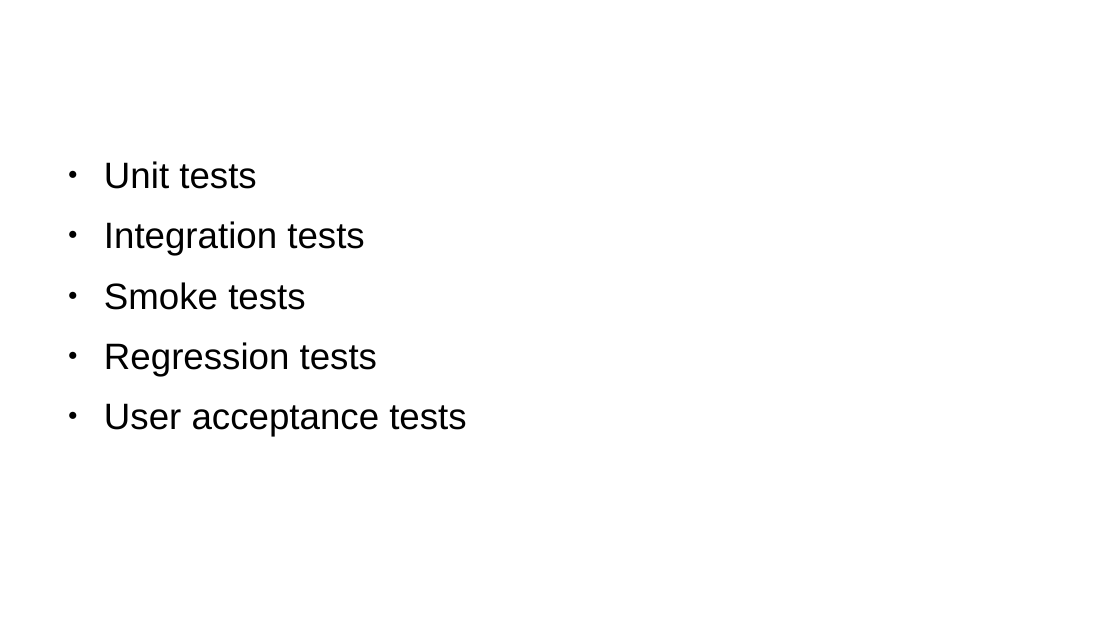
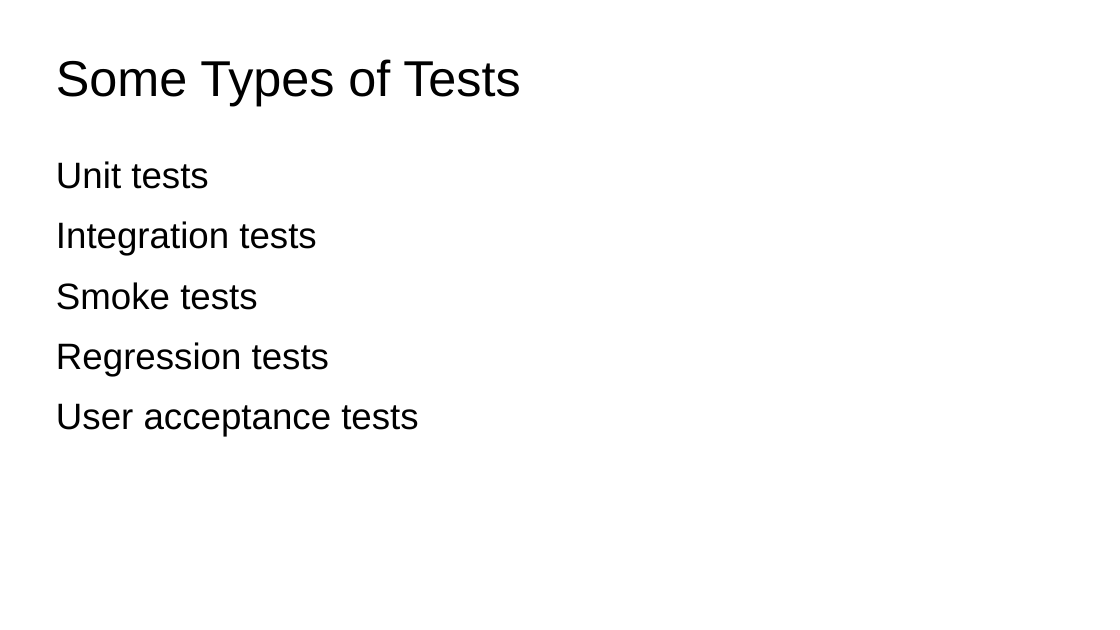
Before and after one commit to russoz/aklpug-testing-python-code, a slide deck: slide 5 of aklpug-testing-python.odp (slide 6 before the commit). Drawn at 1120x630 pixels with LibreOffice and Linux fonts; fonts in the diff are those of the drawing; background and template pictures are left out. Boxes give left, top, right and bottom in pixels: in the first picture for what was removed or moved away, otherwise in the second. Text is boxed around its words. In the diff, an @@ line names an element or a change of style, - is before the commit and + after.

```diff
--- a/aklpug-testing-python.odp
+++ b/aklpug-testing-python.odp
@@ title at [56, 59, 520, 106]: text changed; text colour #FFFFFF to #000000 @@
-Types of Tests
+Some Types of Tests
@@ text "Unit tests" at [56, 161, 418, 436]: bullet ● to none @@
```
Also in this commit, not shown: 7 other slides changed, 6 slides added, 4 slides removed, 4 other files.
